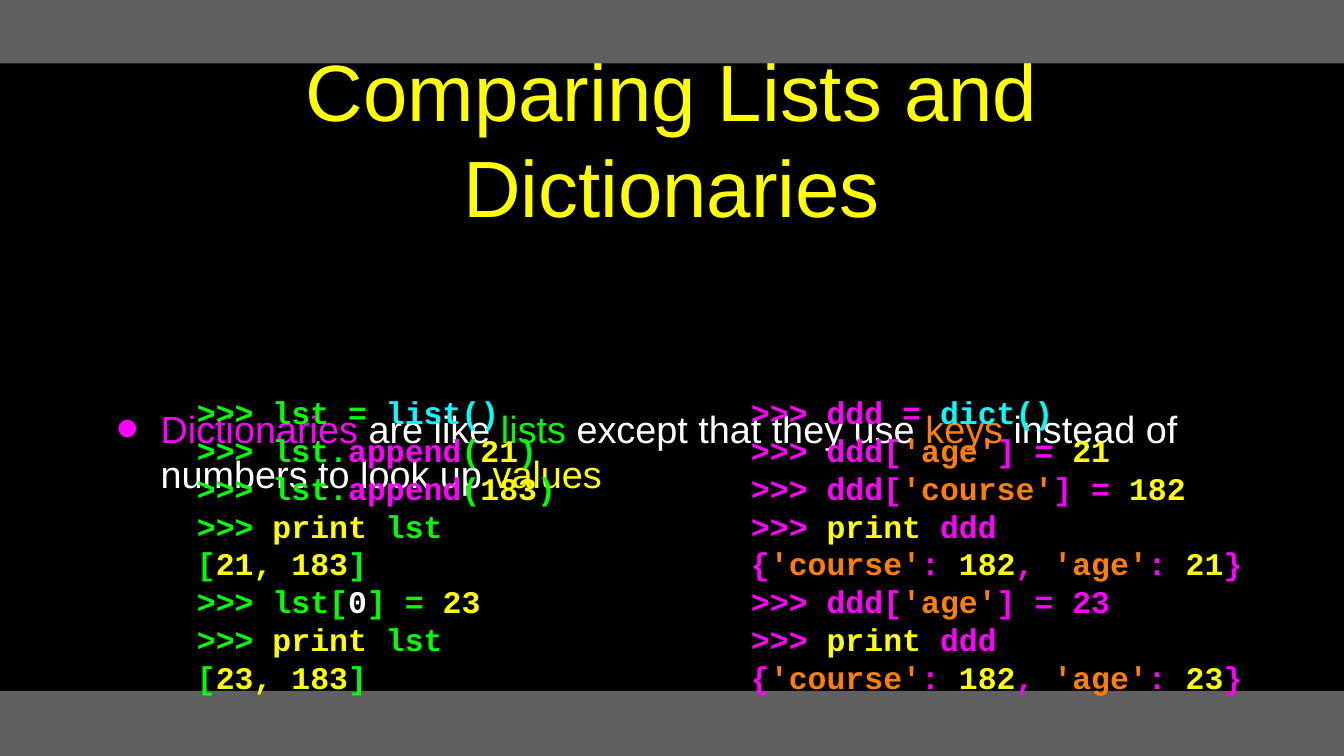
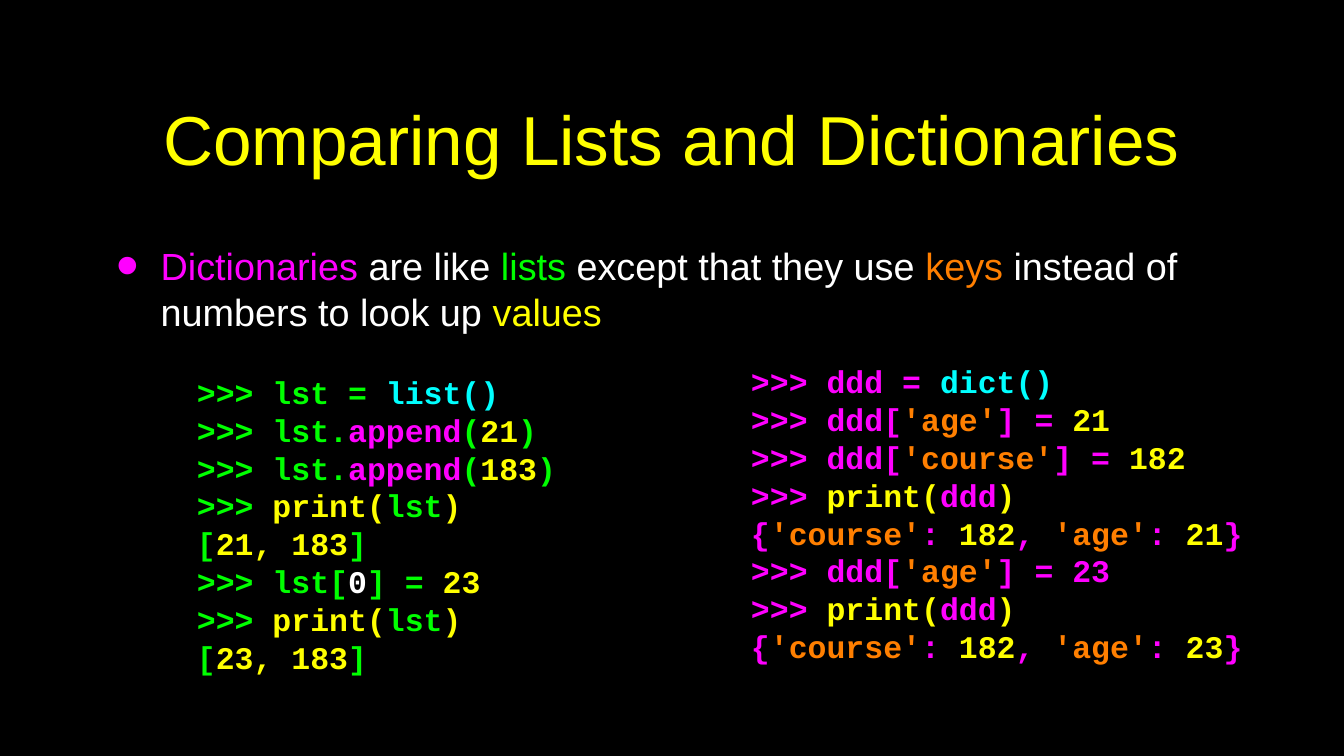
Before and after one commit to csev/py4e, a slide deck: slide 8 of lectures3/Pythonlearn-09-Dictionaries.pptx. Drawn at 1344x756 pixels with LibreOffice and Linux fonts; fonts in the diff are those of the drawing. Boxes give left, top, right and bottom in pixels: in the first picture for what was removed or moved away, otherwise in the second. Text is boxed around its words. In the diff, an @@ line names an element or a change of style, - is before the commit and + after.

```diff
--- a/lectures3/Pythonlearn-09-Dictionaries.pptx
+++ b/lectures3/Pythonlearn-09-Dictionaries.pptx
@@ rectangle removed at (x1=0, y1=0, x2=1344, y2=63) @@
@@ title "Comparing Lists and Dictionaries" at (x1=163, y1=114, x2=1179, y2=178): size 76 to 66 pt @@
@@ text "Dictionaries are like lists except ..." moved from (x1=161, y1=413, x2=1177, y2=496) to (x1=161, y1=252, x2=1177, y2=333) @@
@@ text ">>> ddd = dict()" moved from (x1=751, y1=401, x2=1243, y2=698) to (x1=751, y1=371, x2=1243, y2=665) @@
@@ text ">>> lst = list()" moved from (x1=197, y1=401, x2=556, y2=698) to (x1=197, y1=381, x2=556, y2=676) @@
@@ text at (x1=272, y1=495, x2=461, y2=524): text changed; text colour #00FF00 to #FFFF00 @@
->>> print lst
+>>> print(lst)
@@ text at (x1=827, y1=484, x2=1016, y2=514): text changed; text colour #FF00FF to #FFFF00 @@
->>> print ddd
+>>> print(ddd)
@@ text at (x1=827, y1=598, x2=1016, y2=627): text changed; text colour #FF00FF to #FFFF00 @@
->>> print ddd
+>>> print(ddd)
@@ text at (x1=272, y1=608, x2=461, y2=638): text changed; text colour #00FF00 to #FFFF00 @@
->>> print lst
+>>> print(lst)
@@ rectangle at (x1=0, y1=691, x2=1344, y2=756): fill #606060 to #000000 @@
```
Also in this commit, not shown: 29 other slides changed, 1 slide added, 2 slides removed, 10 other files.
